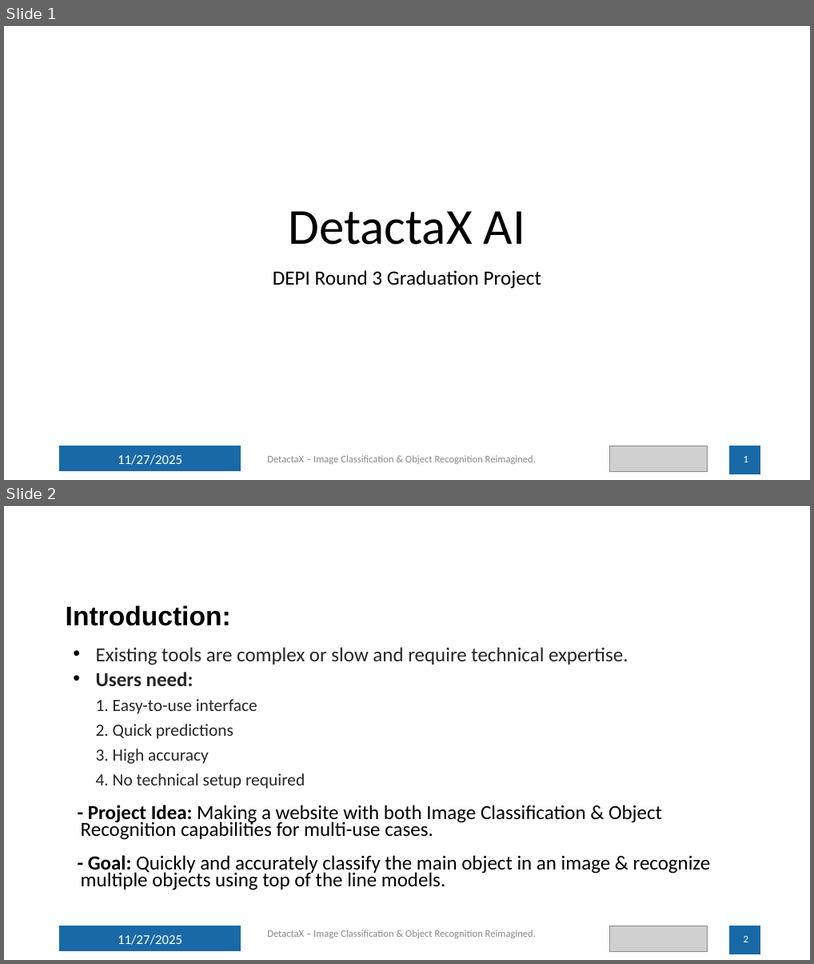
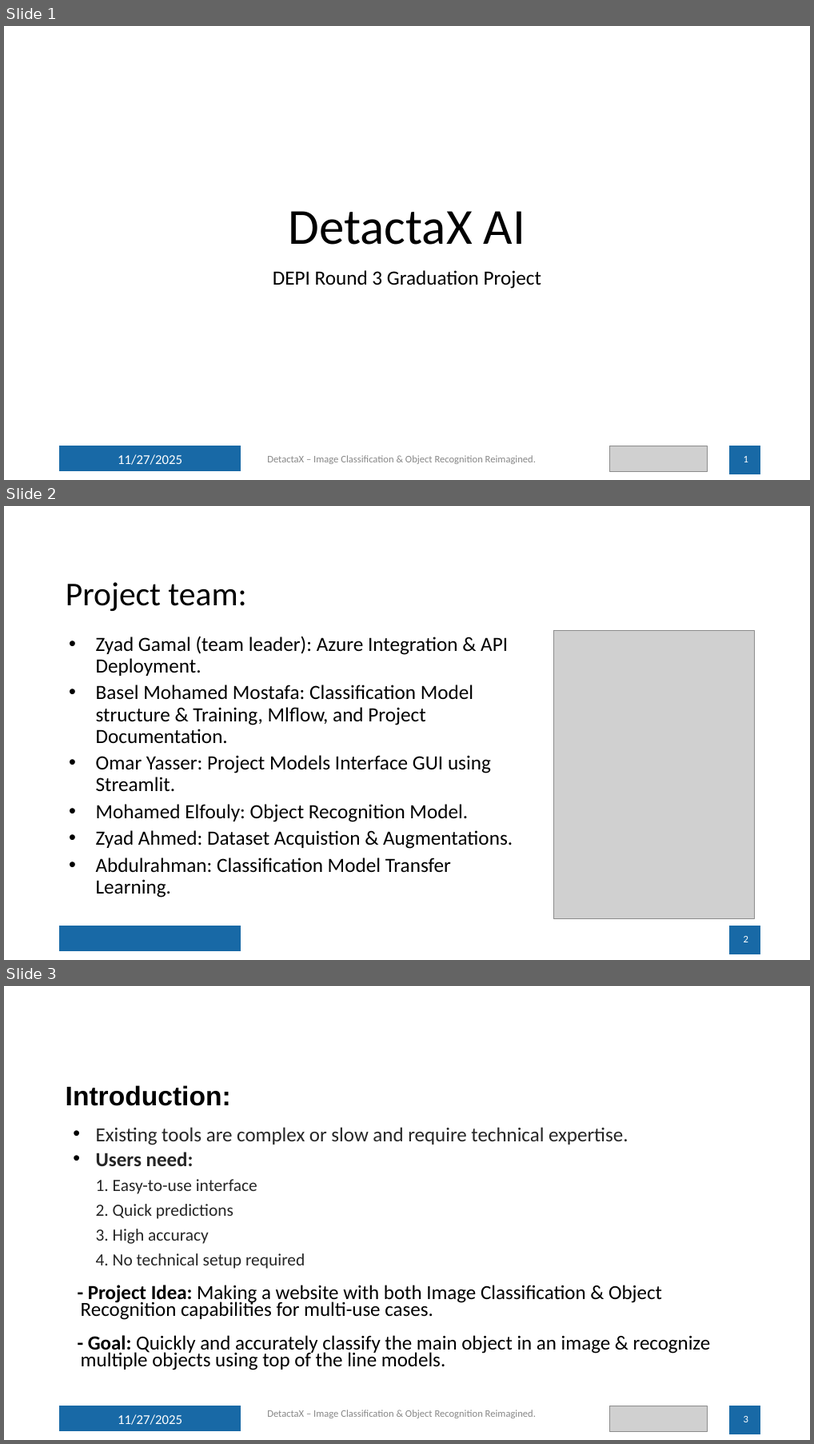
Before and after one commit to zeyadgamal00/DetectaX, a slide deck: Project Presentation Final.pptx. Shown one above the other, each under a label of ours: slides 1 and 2 before the commit, slides 1, 2 and 3 after it. The pictures are 814x964 and 814x1444 pixels, drawn with LibreOffice and Linux fonts; fonts in the diff are those of the drawing; grey boxes stand for pictures; background and template pictures are left out. Boxes give left, top, right and bottom in pixels: in the first picture for what was removed or moved away, otherwise in the second. Text is boxed around its words. In the diff, an @@ line names an element or a change of style, - is before the commit and + after.

```diff
--- a/Project Presentation Final.pptx
+++ b/Project Presentation Final.pptx
@@ slide 2 added at [4,506,810,960], background picture (left out); not listed: 2 template elements that a slide beside it also shows @@
@@ title added at [66,582,246,611], 39.6 pt, text #000000 @@
+Project team:
@@ text added at [96,636,513,897], 24 pt, text #000000 @@
+• Zyad Gamal (team leader): Azure Integration & API Deployment.
+• Basel Mohamed Mostafa: Classification Model structure & Training, Mlflow, and Project Documentation.
+• Omar Yasser: Project Models Interface GUI using Streamlit.
+• Mohamed Elfouly: Object Recognition Model.
+• Zyad Ahmed: Dataset Acquistion & Augmentations.
+• Abdulrahman: Classification Model Transfer Learning.
@@ picture added at [554,631,754,919] @@
@@ page number added at [744,936,749,942], 12 pt, text #FFFFFF @@
+2
@@ what was slide 2 is now slide 3 @@
@@ page number at [744,1416,749,1422]: text changed @@
-2
+3
```
